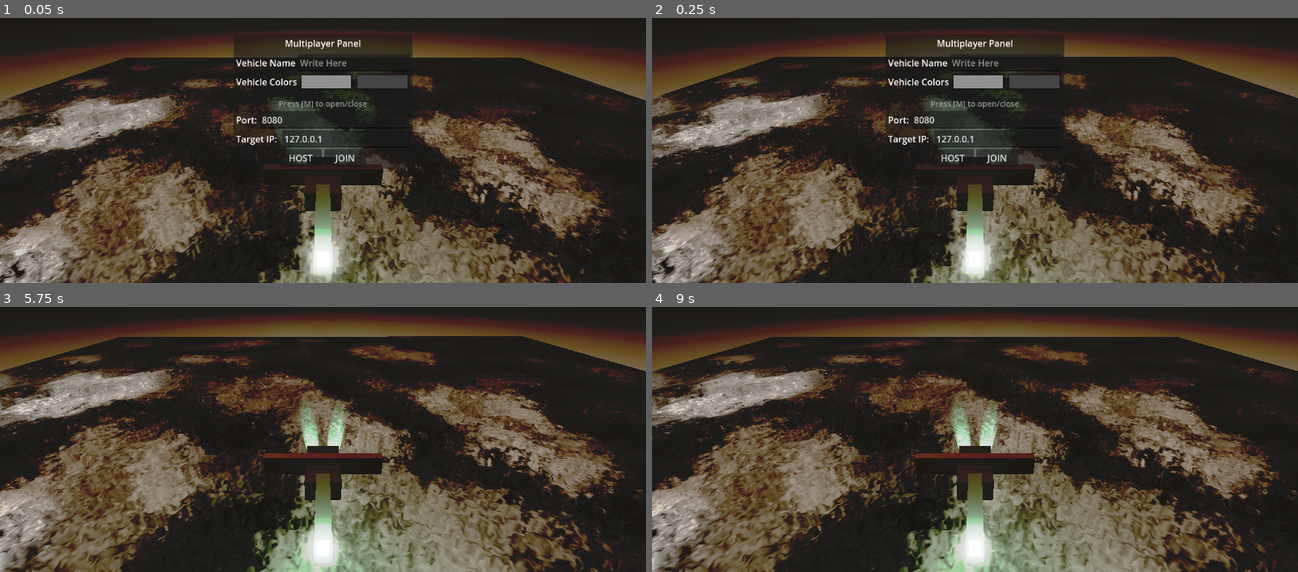
Above: before the commit, frames 1-4 (two rows, left to right).
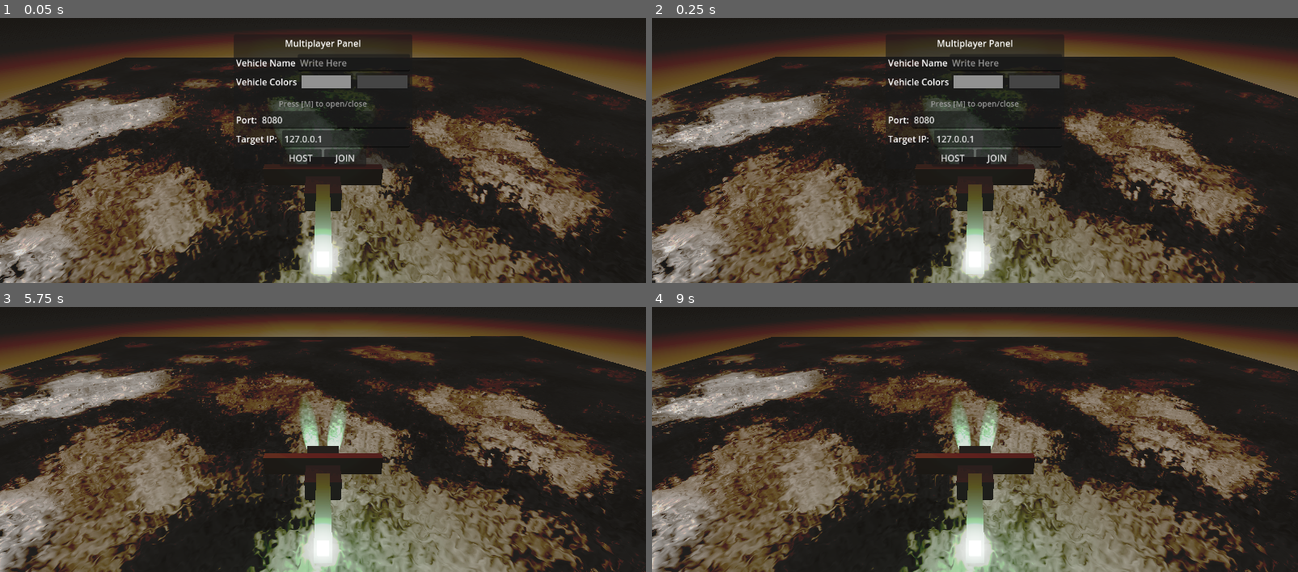
Above: after the commit, the same moments.

Repository: fracter2/here-be-le-dragon
Game: Godot game, scene res://Content/World.tscn
Same seed, same stepped clock (60 frames per second), same inputs: the game is played once before the commit and once after it.
Inputs (mouse positions are in pixels of both pictures, inside the frame that each line leads up to):
- Up to frame 1 (0.05 s): no input
- Up to frame 2 (0.25 s): no input
- Up to frame 3 (5.75 s): click (355, 352) at 0.52 s; type "Alex" at 0.6 s; tap M (Menu) at 1.25 s; hold Up (pitch_up) 1.28-2.78 s; tap P (flip_pitch) every 0.75 s from 1.35 to 5.1 s; tap Space (thrust_up) at 2, 4.25 s; hold A (barrel_left) 2.78-4.28 s; tap Enter at 3.5, 5 s; hold Down (pitch_down) 4.28-5.03 s; hold D (barrel_right) from 5.03 s (still down)
- Up to frame 4 (9 s): release D (barrel_right) at 5.78 s; hold Up (pitch_up) 5.78-6.53 s; tap P (flip_pitch) every 0.75 s from 5.85 to 8.85 s; tap Space (thrust_up) at 6.5 s; hold D (barrel_right) 6.53-8.78 s; hold Down (pitch_down) from 8.78 s (still down)

The runs differ from the first frame. In frame 1, less than 0.1% of the frame differs, in the area x 0-2%, y 95-96%; in frame 2, less than 0.1%; in frame 3, 0.2%; in frame 4, 0.6%, in the area x 0-100%, y 11-100%.

Commit message:
fixed accidental mooving of world root

Diff:
--- a/Content/World.tscn
+++ b/Content/World.tscn
@@ -236,7 +236,6 @@
 "
 
 [node name="World" type="Node3D"]
-transform = Transform3D(1, 0, 0, 0, 1, 0, 0, 0, 1, 0.0109041, 0, 0.00238419)
 
 [node name="WorldEnvironment" type="WorldEnvironment" parent="."]
 environment = SubResource("Environment_pq6nd")
